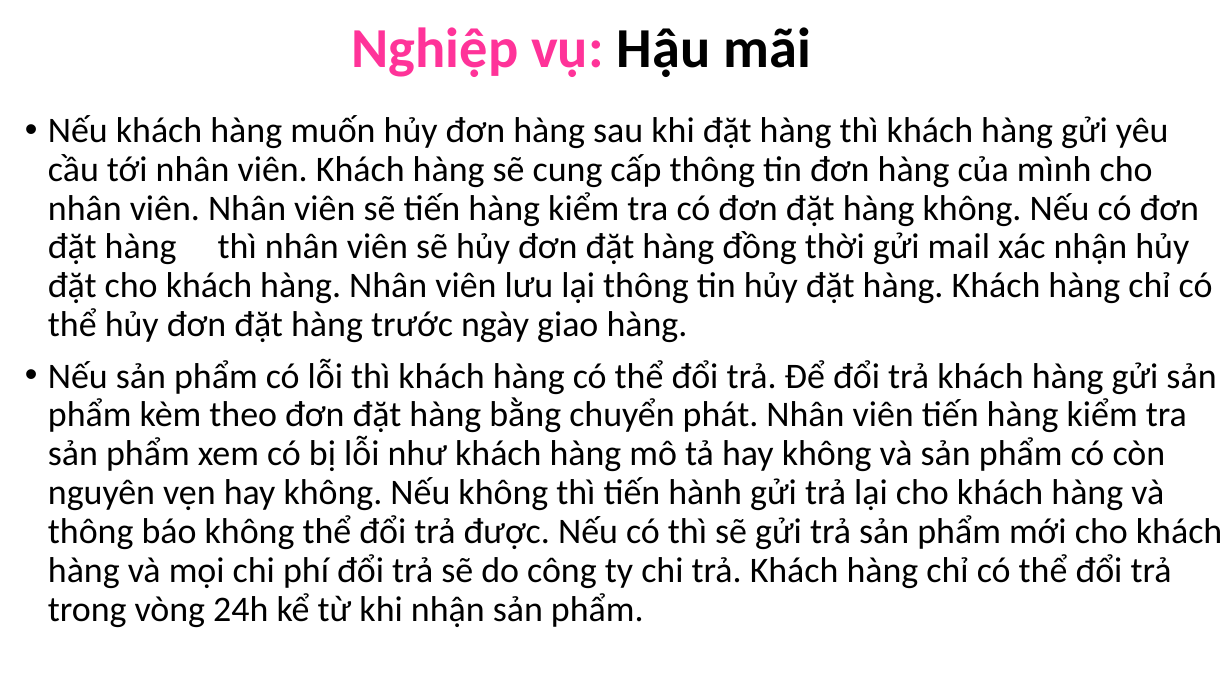
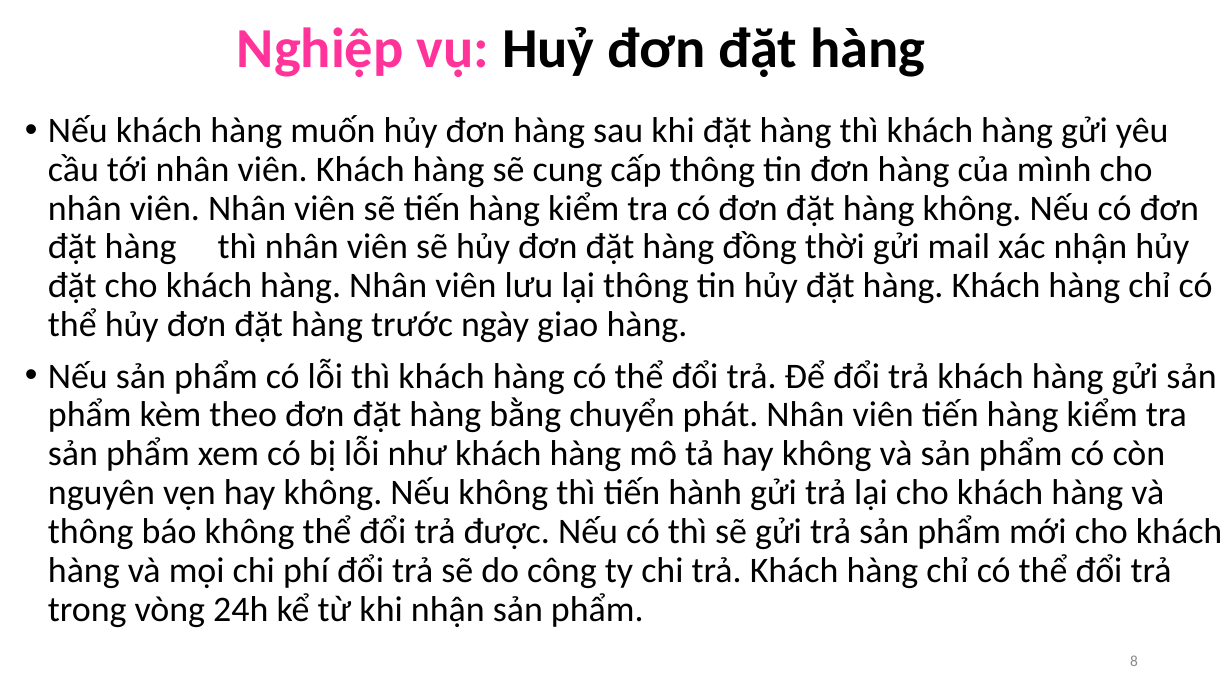
Before and after one commit to NguyenDucHoangLong/Group_4_HTTTHD, a slide deck: slide 8 of Document/Tuần 04 (01102015)/Nộp lên server/Báo cáo tổng hợp.pptx. Drawn at 1232x693 pixels with LibreOffice and Linux fonts; fonts in the diff are those of the drawing. Boxes give left, top, right and bottom in pixels: in the first picture for what was removed or moved away, otherwise in the second. Text is boxed around its words. In the diff, an @@ line names an element or a change of style, - is before the commit and + after.

```diff
--- a/Document/Tuần 04 (01102015)/Nộp lên server/Báo cáo tổng hợp.pptx
+++ b/Document/Tuần 04 (01102015)/Nộp lên server/Báo cáo tổng hợp.pptx
@@ title at (237,27,925,77): text changed; text colour #FF3399 to #000000 @@
-Nghiệp vụ: Hậu mãi
+Nghiệp vụ: Huỷ đơn đặt hàng
@@ page number added at (1130,655,1138,666), 12 pt, text #8C8C8C @@
+8
```
Also in this commit, not shown: 15 other slides changed, 2 other files.
